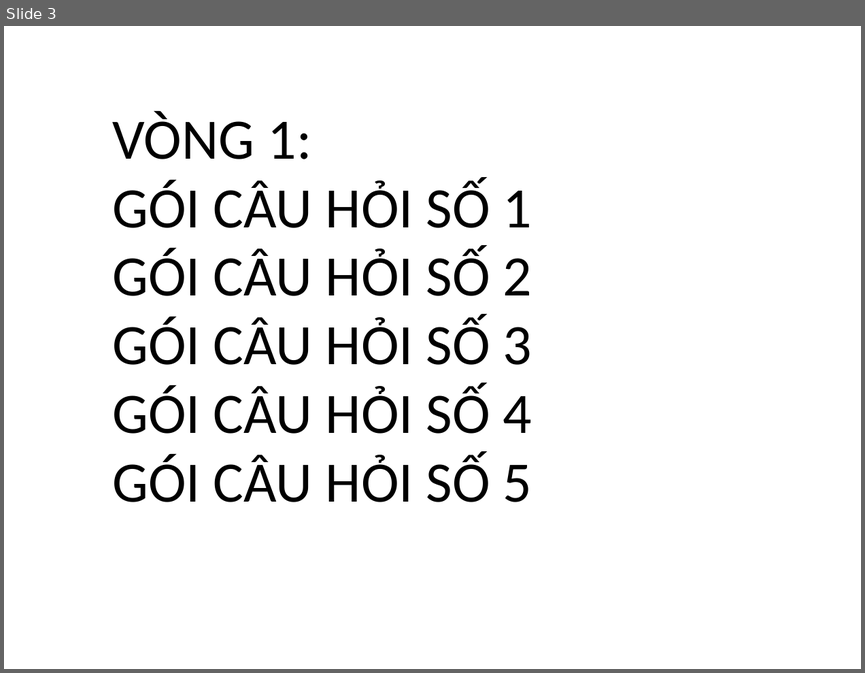
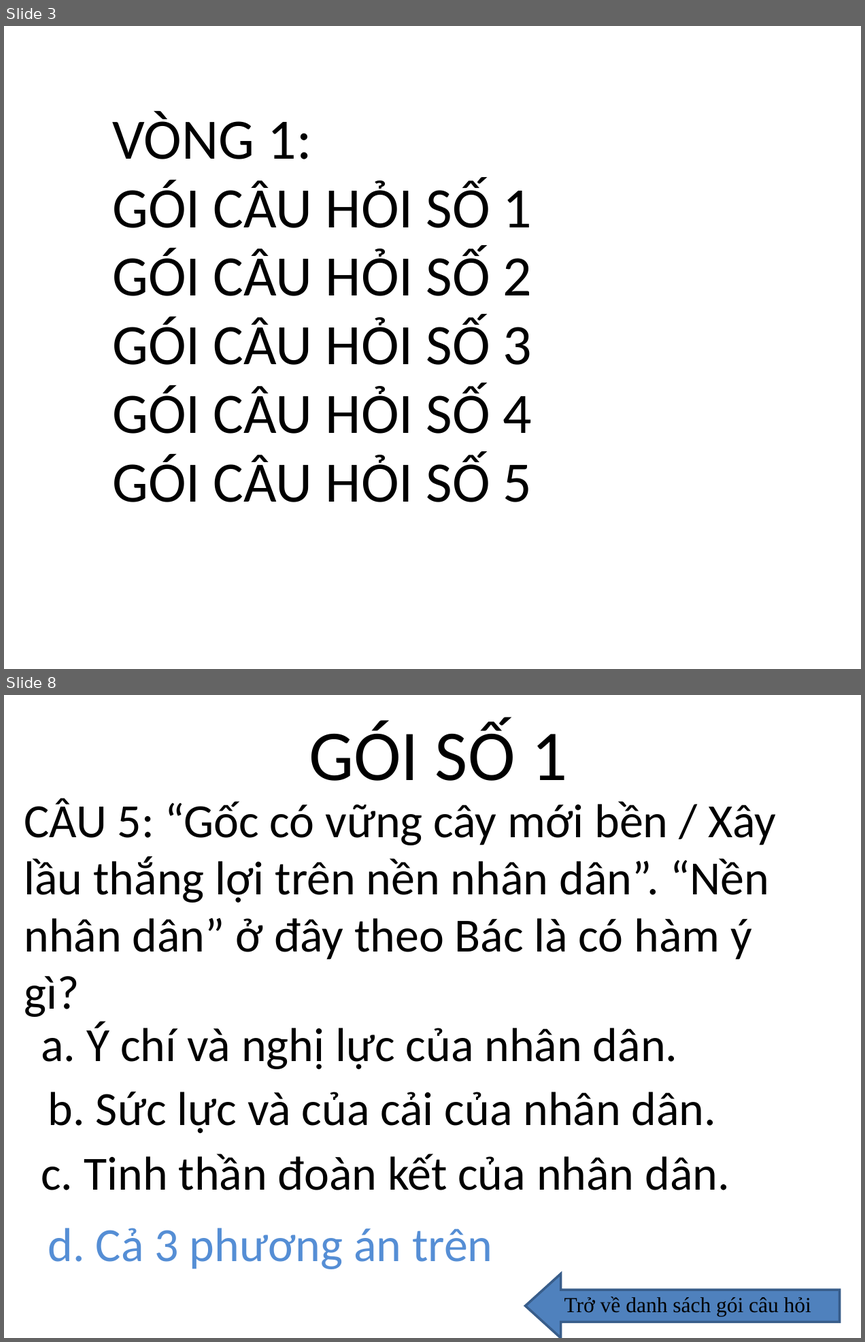
Before and after one commit to huytt/giao-an, a slide deck: hoi_thi.ppt. Shown one above the other, each under a label of ours: slide 3 before the commit, slides 3 and 8 after it; the slides between them are not shown. The pictures are 865x673 and 865x1342 pixels, drawn with LibreOffice and Linux fonts; fonts in the diff are those of the drawing; background and template pictures are left out. Boxes give left, top, right and bottom in pixels: in the first picture for what was removed or moved away, otherwise in the second. Text is boxed around its words. In the diff, an @@ line names an element or a change of style, - is before the commit and + after.

```diff
--- a/hoi_thi.ppt
+++ b/hoi_thi.ppt
@@ slide 8 added at bbox=[4, 695, 861, 1338], background picture (left out) @@
@@ text added at bbox=[309, 720, 567, 781], 60 pt, text #000000 @@
+GÓI SỐ 1
@@ text added at bbox=[24, 798, 776, 1017], 40 pt, text #000000 @@
+CÂU 5: “Gốc có vững cây mới bền / Xây lầu thắng lợi trên nền nhân dân”. “Nền nhân dân” ở đây theo Bác là có hàm ý gì?
@@ text added at bbox=[41, 1021, 678, 1069], 40 pt, text #000000 @@
+a. Ý chí và nghị lực của nhân dân.
@@ text added at bbox=[48, 1091, 717, 1133], 40 pt, text #000000 @@
+b. Sức lực và của cải của nhân dân.
@@ text added at bbox=[41, 1153, 730, 1190], 40 pt, text #000000 @@
+c. Tinh thần đoàn kết của nhân dân.
@@ text added at bbox=[48, 1227, 492, 1269], 40 pt, text #558ED5 @@
+d. Cả 3 phương án trên
@@ left arrow added at bbox=[525, 1273, 839, 1338], fill #4F81BD, outline #385D8A 2.01 pt @@
@@ text added at bbox=[564, 1296, 811, 1317], 18 pt, text #000000 @@
+Trở về danh sách gói câu hỏi
```
Also in this commit, not shown: 2 slides changed, 10 other slides added, 4 slides removed.
